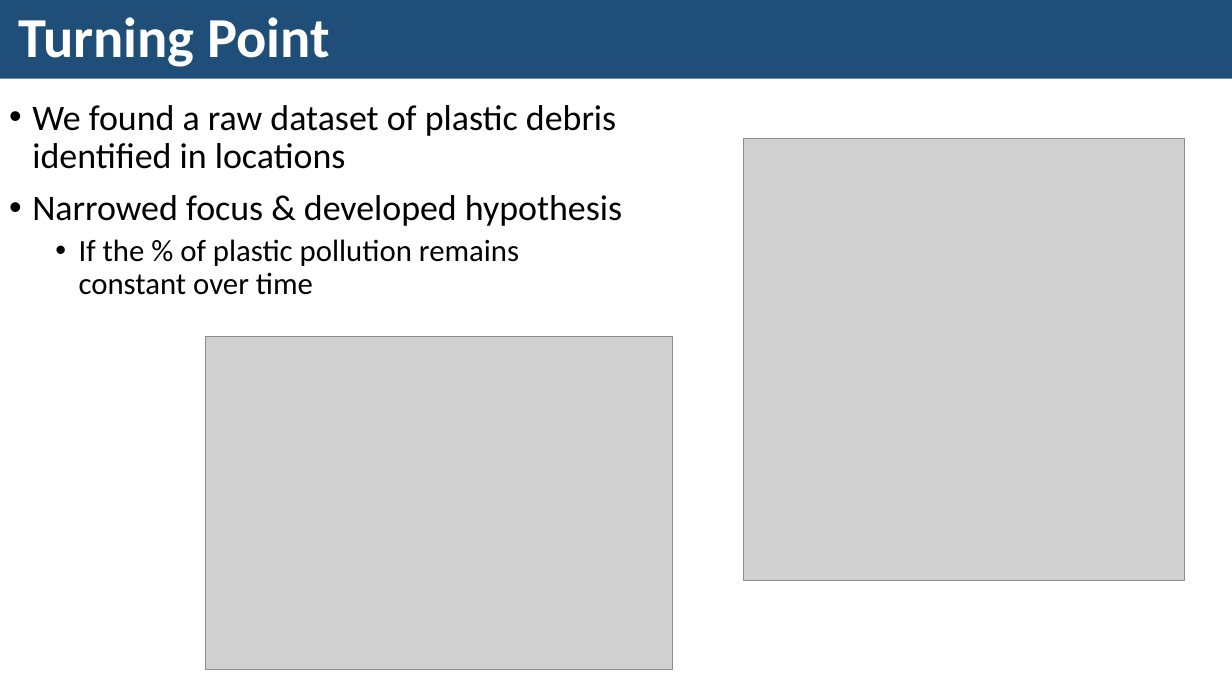
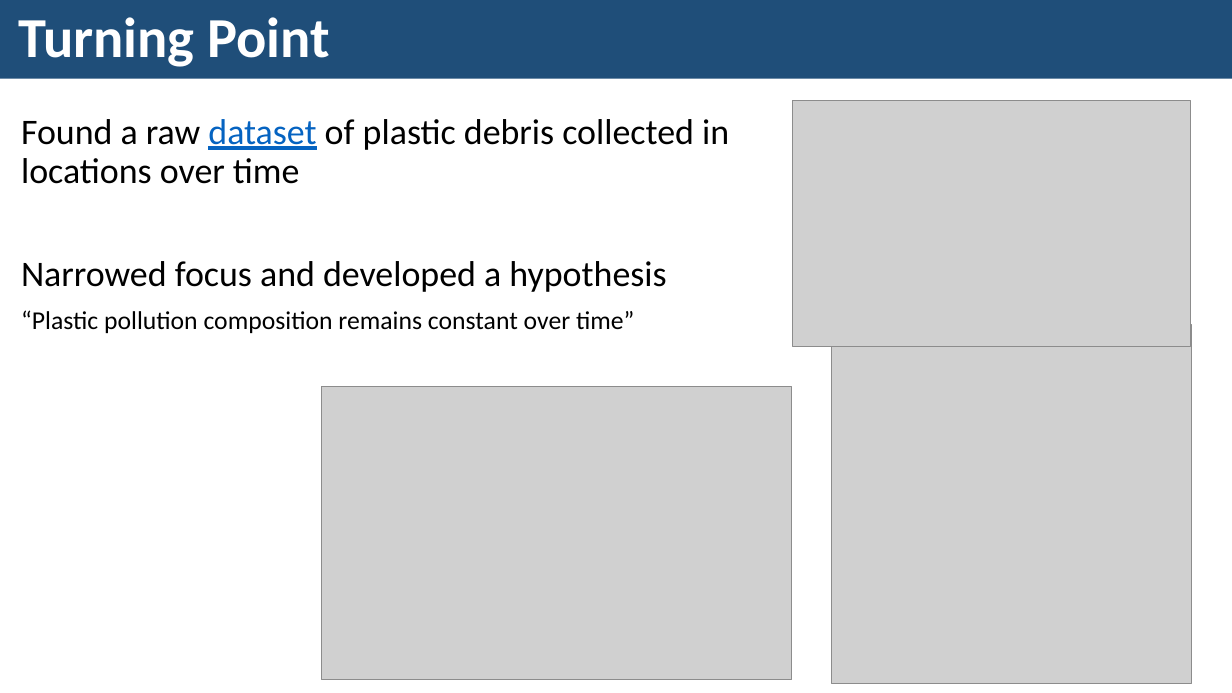
Before and after one commit to KarenJewell/CMM507-Group2, a slide deck: slide 4 of Group2Presentation.pptx (slide 3 before the commit). Drawn at 1232x693 pixels with LibreOffice and Linux fonts; fonts in the diff are those of the drawing; grey boxes stand for pictures. Boxes give left, top, right and bottom in pixels: in the first picture for what was removed or moved away, otherwise in the second. Text is boxed around its words. In the diff, an @@ line names an element or a change of style, - is before the commit and + after.

```diff
--- a/Group2Presentation.pptx
+++ b/Group2Presentation.pptx
@@ text at [21, 119, 729, 333]: text changed @@
-• We found a raw dataset of plastic debris identified in locations
-• Narrowed focus & developed hypothesis
-  • If the % of plastic pollution remains constant over time
+Found a raw dataset of plastic debris collected in locations over time
+Narrowed focus and developed a hypothesis
+“Plastic pollution composition remains constant over time”
@@ picture added at [793, 101, 1191, 347] @@
@@ picture: place and size @@
-picture at [744, 139, 1186, 580]
+picture at [832, 324, 1191, 684]
@@ picture: place and size @@
-picture at [205, 336, 673, 670]
+picture at [322, 386, 792, 680]
```
Also in this commit, not shown: 3 other slides changed, 2 slides added, 1 slide removed.
